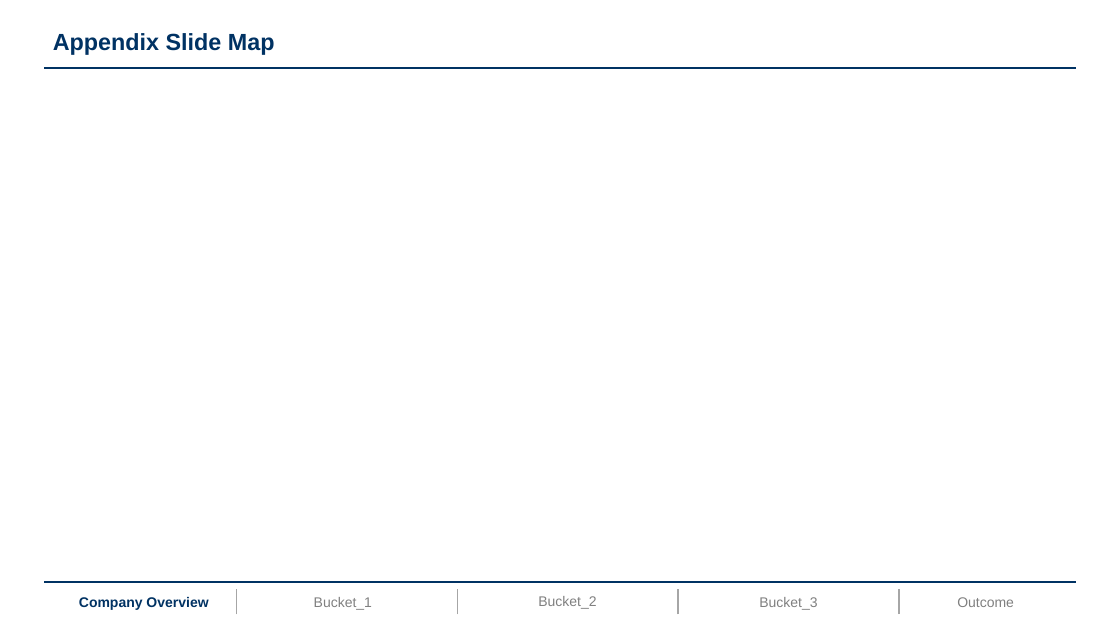
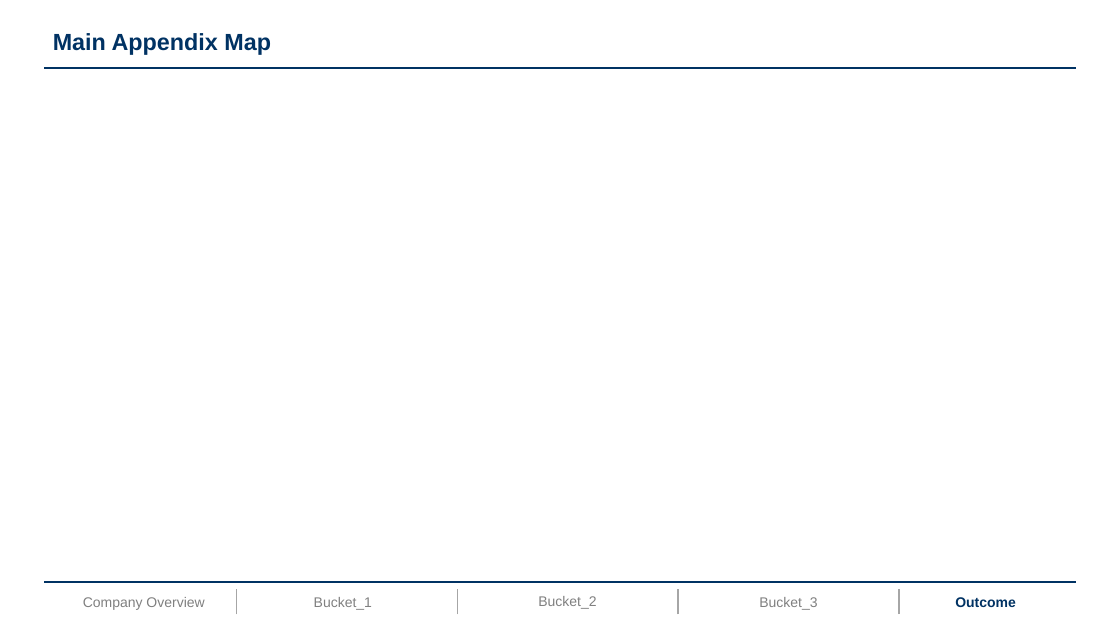
Before and after one commit to lauriercaseteam/lauriercaseteam.github.io, a slide deck: slide 14 of files/base_deck.pptm (slide 9 before the commit). Drawn at 1120x630 pixels with LibreOffice and Linux fonts; fonts in the diff are those of the drawing. Boxes give left, top, right and bottom in pixels: in the first picture for what was removed or moved away, otherwise in the second. Text is boxed around its words. In the diff, an @@ line names an element or a change of style, - is before the commit and + after.

```diff
--- a/files/base_deck.pptm
+++ b/files/base_deck.pptm
@@ title at <box>53,33,271,55</box>: text changed @@
-Appendix Slide Map
+Main Appendix Map
@@ text "Company Overview" at <box>83,597,204,610</box>: text colour #003263 to #808080, bold off @@
@@ text "Outcome" at <box>955,597,1016,607</box>: text colour #808080 to #003263, bold on @@
```
Also in this commit, not shown: 1 other slide changed, 23 slides added, 7 slides removed, 4 other files.
